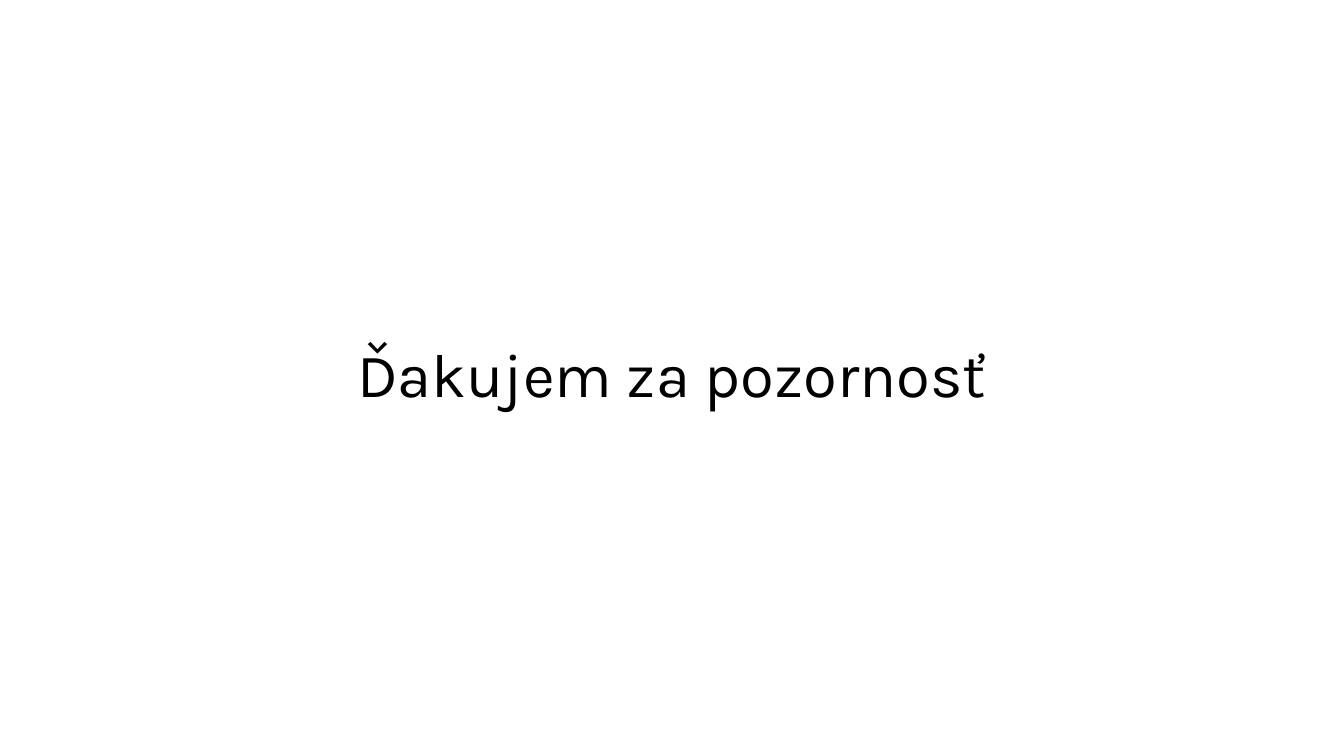
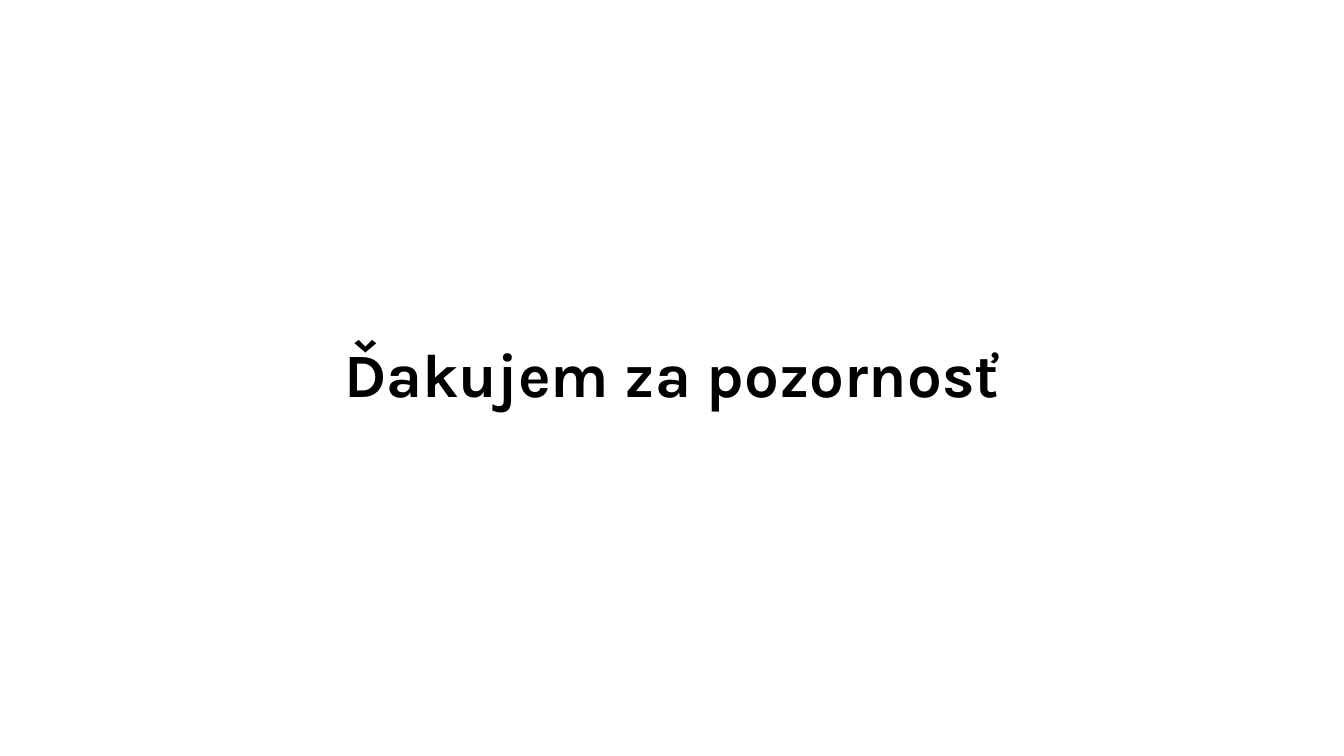
Before and after one commit to MeheheCedy22/PAP, a slide deck: slide 10 of presentation/prezentacia.pptx (slide 9 before the commit). Drawn at 1344x756 pixels with LibreOffice and Linux fonts; fonts in the diff are those of the drawing. Boxes give left, top, right and bottom in pixels: in the first picture for what was removed or moved away, otherwise in the second. Text is boxed around its words. In the diff, an @@ line names an element or a change of style, - is before the commit and + after.

```diff
--- a/presentation/prezentacia.pptx
+++ b/presentation/prezentacia.pptx
@@ title "Ďakujem za pozornosť" at [344, 342, 999, 412]: bold on @@
```
Also in this commit, not shown: 1 other slide changed, 7 slides added, 6 slides removed.
